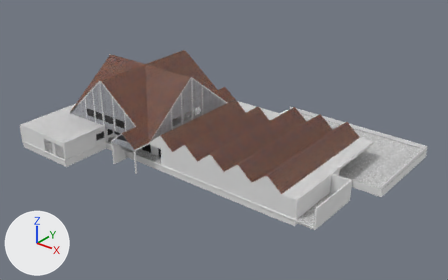
The glTF model Project/PackageSources/LSZF-assets/lszf-restaurant/lszf-restaurant.gltf, before and after one commit.
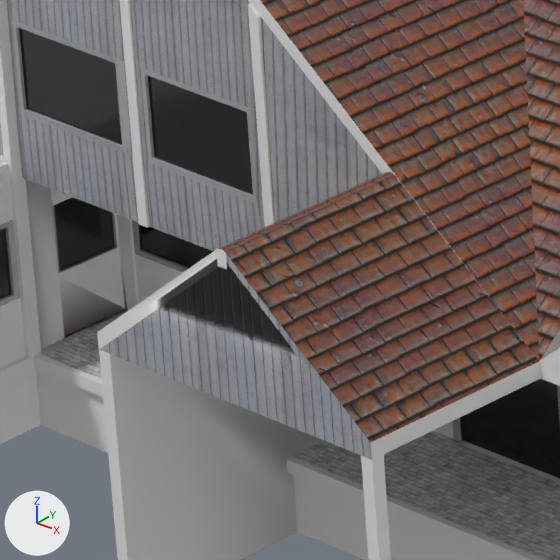
Old and new are each drawn whole from a camera (50 mm lens) standing at (80.6, -66.5, 45.0) and looking at (24.4, 3.8, 1.4) and again close up on the part from 23% to 34% of the width and 40% to 57% of the height. Every picture has the same lights, and +X, +Y and +Z are marked at lower left. Vertices at the same position are counted once.

In view in the first close-up: 'building_004'.
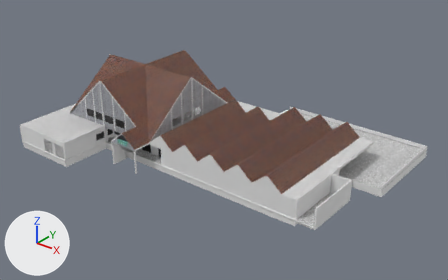
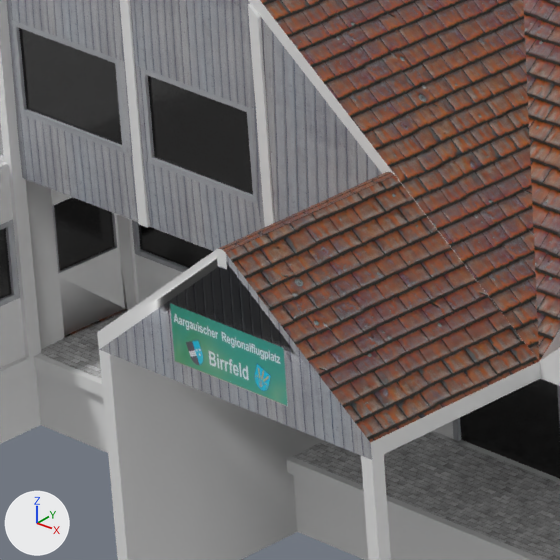
Commit message: LSZF: Restaurant with name board

Location of each change, [x1, y1, x2, y2] in pixels of the close-ups (560 x 560 px):
part 1 of me_building_004_mesh, added (cyan)
    after: [170, 303, 288, 407]

The change, as a list of edits to the scene's bpy script:
```text
Add img_birrfeld_tafel:
    img_birrfeld_tafel = load_image('BIRRFELD TAFEL', '../texture/BIRRFELD TAFEL.jpg', 2048, 2048, 'sRGB')
Add mat_tafel:
    mat_tafel = principled_material('TAFEL')
    mat_tafel.texture = img_birrfeld_tafel
Change me_building_004_mesh:
    used by ob_building_004; location = (24.76, 1.14, 0.0)
    verts and faces of me_building_004_mesh; kept vertices keep their numbers, new ones are numbered from 2690
    remove me_building_004_mesh.from_pydata(...)  # 2690 vertices, 4596 faces; spans x -31.8..25.8, y -16.4..21.8, z -0.9..11.0
    add me_building_004_mesh.from_pydata(...)  # 2698 vertices, 4600 faces; spans x -31.8..25.8, y -16.4..21.8, z -0.9..11.0
    me_building_004_mesh part 1
    add verts[2690] = (-8.0, 13.8, 3.2)
    add verts[2691] = (-10.0, 13.8, 3.2)
    add verts[2692] = (-10.1, -11.1, 3.2)  # pixel (174, 361)
    add verts[2693] = (-8.0, -11.1, 3.2)  # pixel (287, 406)
    add for new, old in zip([*range(2694, 2698)], [*range(2690, 2694)]): verts[new] = verts[old] + (0.0, 0.0, 0.8)
    add faces += [(2690, 2691, 2695), (2690, 2695, 2694), (2692, 2693, 2697), (2692, 2697, 2696)]  # mat_tafel (picture img_birrfeld_tafel)
    add me_building_004_mesh.materials.append(mat_tafel)  # picture img_birrfeld_tafel
```
